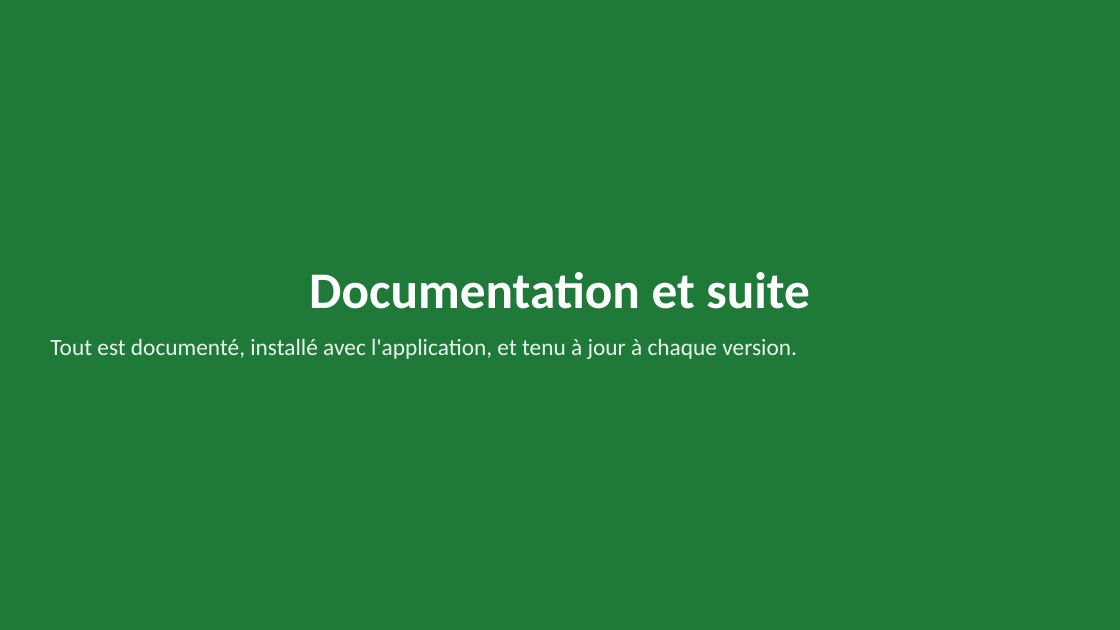
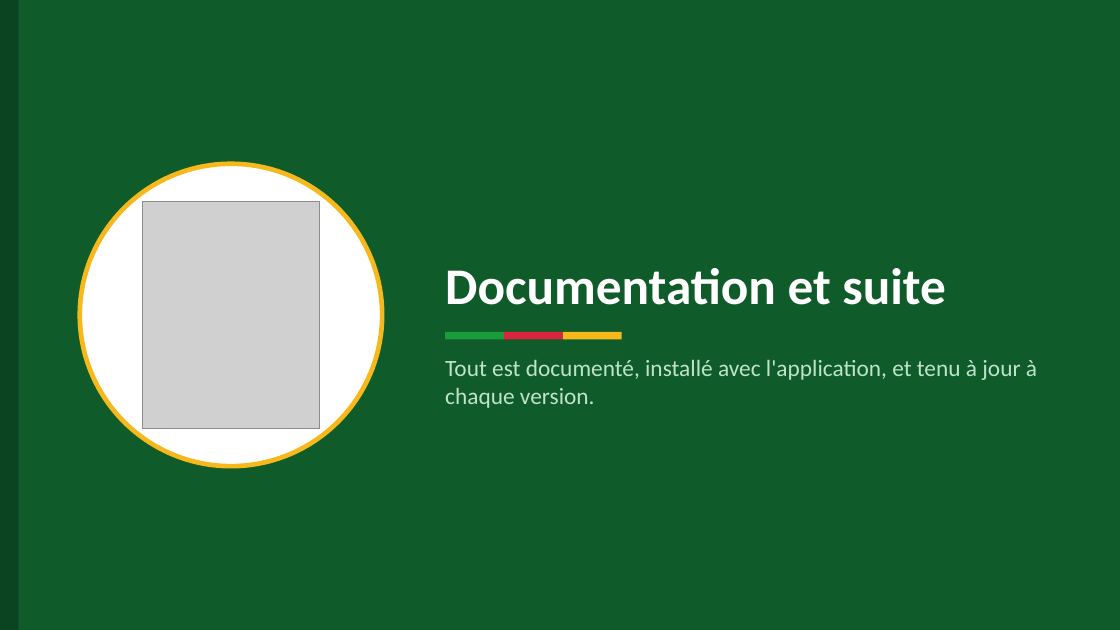
Before and after one commit to mteingueng-dot/MVOGMBI_Sync_2026.1, a slide deck: slide 28 of documentation/Presentation_MVOGMBI_Sync.pptx. Drawn at 1120x630 pixels with LibreOffice and Linux fonts; fonts in the diff are those of the drawing; grey boxes stand for pictures. Boxes give left, top, right and bottom in pixels: in the first picture for what was removed or moved away, otherwise in the second. Text is boxed around its words. In the diff, an @@ line names an element or a change of style, - is before the commit and + after.

```diff
--- a/documentation/Presentation_MVOGMBI_Sync.pptx
+++ b/documentation/Presentation_MVOGMBI_Sync.pptx
@@ background #1F7A3A to #0F5C2A @@
@@ rectangle added at box(0, 0, 18, 630), fill #0B4420 @@
@@ ellipse added at box(80, 164, 382, 466), fill #FFFFFF, outline #F6B81A 4 pt @@
@@ title "Documentation et suite": place and size @@
-title "Documentation et suite" at box(309, 272, 810, 309)
+title "Documentation et suite" at box(445, 268, 946, 305)
@@ title "Documentation et suite" at box(445, 268, 946, 305): alignment centre to left @@
@@ picture added at box(143, 202, 319, 429) @@
@@ text "Tout est documenté, installé avec ...": place and size @@
-text "Tout est documenté, installé avec ..." at box(50, 338, 797, 359)
+text "Tout est documenté, installé avec ..." at box(445, 360, 1037, 408)
@@ text "Tout est documenté, installé avec ..." at box(445, 360, 1037, 408): text colour #EAF4ED to #BFE3CA @@
@@ rectangle added at box(445, 332, 504, 339), fill #1A9B3C @@
@@ rectangle added at box(504, 332, 563, 339), fill #D7263D @@
@@ rectangle added at box(563, 332, 622, 339), fill #F6B81A @@
```
Also in this commit, not shown: 29 other slides changed, 40 other files.
